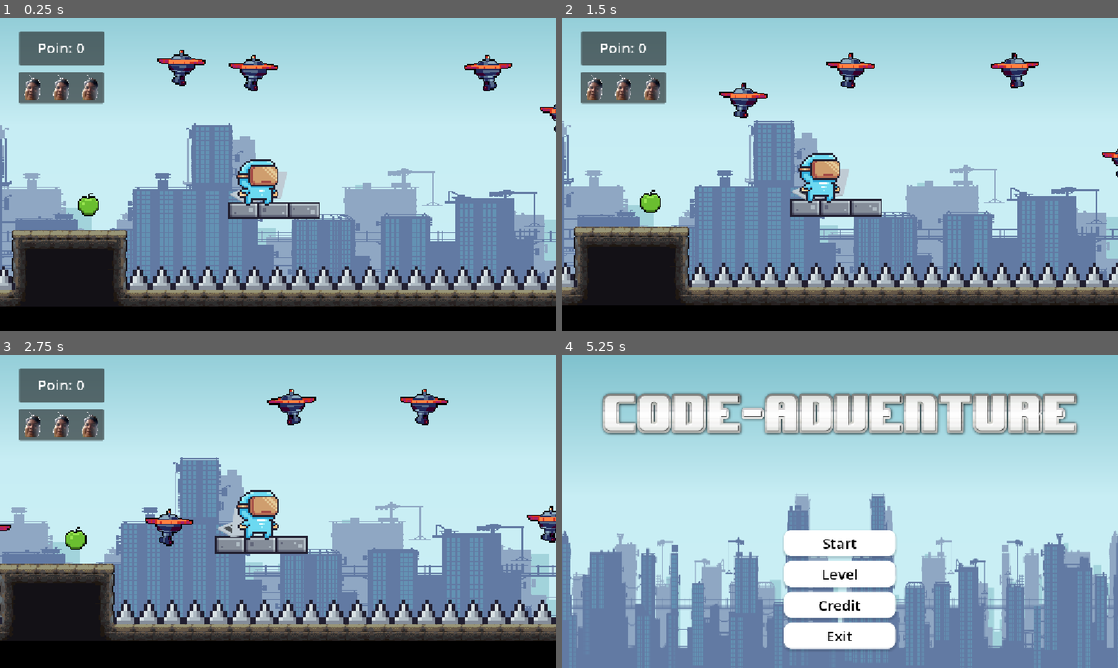
Above: before the commit, frames 1-4 (two rows, left to right).
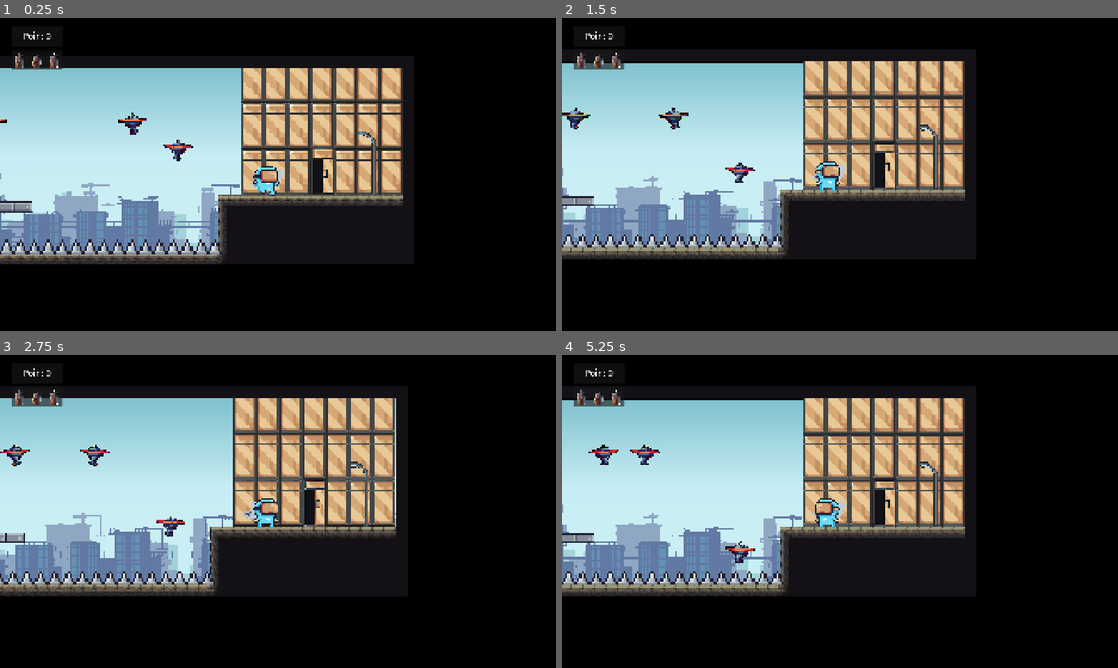
Above: after the commit, the same moments.

Repository: WanaRB/code-adventure
Game: Godot game, scene res://scenes/Tampilan/level_3.tscn
The game is run twice, just before and just after one commit, with the same random seed, the same clock (stepped at 60 frames per second) and the same inputs. This scene is started directly instead of the project's main scene. Sound files missing from this copy of the repository are replaced by a short silence.
Inputs (mouse positions are in pixels of both pictures, inside the frame that each line leads up to):
- Up to frame 1 (0.25 s): no input
- Up to frame 2 (1.5 s): hold E (interact) 0.53-1.25 s; click "✕" at 1.25 s
- Up to frame 3 (2.75 s): tap D (kanan) at 2.1 s
- Up to frame 4 (5.25 s): tap A (kiri) at 2.85 s; tap W (lompat) at 3.6 s; hold E (interact) 4.28-5 s; click (784, 577) at 5 s, where only the run before the commit has a clickable "Main Menu"

The runs differ from the first frame. In frame 1, 81% of the frame differs, in the area x 0-100%, y 0-93%; in frame 2, 79%; in frame 3, 79%; in frame 4, 84%, in the area x 0-100%, y 0-100%.

Commit message:
feat : tampilan point

Diff:
--- /dev/null
+++ b/builds/web/index.manifest.json
@@ -0,0 +1 @@
+{"background_color":"#000000","display":"fullscreen","icons":[{"sizes":"144x144","src":"index.144x144.png","type":"image/png"},{"sizes":"180x180","src":"index.180x180.png","type":"image/png"},{"sizes":"512x512","src":"index.512x512.png","type":"image/png"}],"name":"Code_Adventure","orientation":"any","start_url":"./index.html"}
--- a/project.godot
+++ b/project.godot
@@ -23,6 +23,8 @@
 
 [display]
 
+window/size/viewport_width=1920
+window/size/viewport_height=1080
 window/stretch/mode="canvas_items"
 window/stretch/aspect="expand"
 
@@ -76,4 +78,5 @@
 rendering_device/driver.windows="d3d12"
 renderer/rendering_method="gl_compatibility"
 renderer/rendering_method.mobile="gl_compatibility"
+textures/vram_compression/import_etc2_astc=true
 environment/defaults/default_clear_color=Color(0.00093636644, 0.00093636644, 0.00093636644, 1)
--- a/scenes/Tampilan/level_1.tscn
+++ b/scenes/Tampilan/level_1.tscn
@@ -1064,8 +1064,8 @@
 anchor_bottom = 1.0
 offset_left = -3.0
 offset_top = 1.0
-offset_right = 2326.0
-offset_bottom = 24.0
+offset_right = 1592.0
+offset_bottom = -416.0
 grow_horizontal = 2
 grow_vertical = 2
 texture = ExtResource("1_aqk2v")
--- a/scenes/Tampilan/level_2.tscn
+++ b/scenes/Tampilan/level_2.tscn
@@ -1062,8 +1062,8 @@
 anchor_bottom = 1.0
 offset_left = -3.0
 offset_top = 1.0
-offset_right = 2326.0
-offset_bottom = 24.0
+offset_right = 1600.0
+offset_bottom = -400.0
 grow_horizontal = 2
 grow_vertical = 2
 texture = ExtResource("1_qgj5i")
@@ -1105,7 +1105,7 @@
 position = Vector2(1496, 376)
 
 [node name="Laptop" parent="Item" unique_id=994781868 instance=ExtResource("9_7ia63")]
-position = Vector2(3296, 600)
+position = Vector2(2120, 608)
 
 [node name="apple3" parent="Item" unique_id=1473572142 instance=ExtResource("8_idsdl")]
 position = Vector2(3432, 392)
@@ -1117,7 +1117,7 @@
 [node name="Character" type="Node" parent="." unique_id=386953154]
 
 [node name="jikri" parent="Character" unique_id=2066080324 instance=ExtResource("10_wd48c")]
-position = Vector2(-167.99976, -208)
+position = Vector2(1904, 63.999996)
 script = ExtResource("11_k4pb6")
 metadata/_edit_group_ = true
 
--- a/scenes/Tampilan/level_3.tscn
+++ b/scenes/Tampilan/level_3.tscn
@@ -1065,8 +1065,8 @@
 anchor_bottom = 1.0
 offset_left = -3.0
 offset_top = 1.0
-offset_right = 2326.0
-offset_bottom = 24.0
+offset_right = 1600.0
+offset_bottom = -400.0
 grow_horizontal = 2
 grow_vertical = 2
 texture = ExtResource("1_cqgid")
@@ -1115,13 +1115,13 @@
 position = Vector2(1440, 376)
 
 [node name="Laptop" parent="Item" unique_id=994781868 instance=ExtResource("7_umhir")]
-position = Vector2(2072, 432)
+position = Vector2(3008, 384)
 data_kuis = ExtResource("9_p18bu")
 
 [node name="Character" type="Node" parent="." unique_id=386953154]
 
 [node name="jikri" parent="Character" unique_id=2066080324 instance=ExtResource("10_iareu")]
-position = Vector2(1760, -112)
+position = Vector2(2696, -151.99998)
 script = ExtResource("11_pipf5")
 metadata/_edit_group_ = true
 
--- a/scenes/Tampilan/level_select.tscn
+++ b/scenes/Tampilan/level_select.tscn
@@ -39,7 +39,7 @@
 
 [sub_resource type="StyleBoxEmpty" id="StyleBoxEmpty_0m03y"]
 
-[node name="MainMenu" type="Control" unique_id=425800775 node_paths=PackedStringArray("btn_level_1", "btn_level_2", "btn_level_3")]
+[node name="MainMenu" type="Control" unique_id=425800775]
 layout_mode = 3
 anchors_preset = 15
 anchor_right = 1.0
@@ -47,9 +47,6 @@
 grow_horizontal = 2
 grow_vertical = 2
 script = ExtResource("1_yus8d")
-btn_level_1 = NodePath("VBoxContainer/button_level1")
-btn_level_2 = NodePath("VBoxContainer/button_level2")
-btn_level_3 = NodePath("VBoxContainer/button_level3")
 
 [node name="Panel" type="Panel" parent="." unique_id=1794435827]
 layout_mode = 1
@@ -62,17 +59,17 @@
 
 [node name="VBoxContainer" type="VBoxContainer" parent="." unique_id=632943988]
 layout_mode = 1
-anchors_preset = 7
+anchors_preset = 8
 anchor_left = 0.5
-anchor_top = 1.0
+anchor_top = 0.5
 anchor_right = 0.5
-anchor_bottom = 1.0
-offset_left = -115.75
-offset_top = -286.0
-offset_right = 115.75
-offset_bottom = -40.0
+anchor_bottom = 0.5
+offset_left = -167.09375
+offset_top = -177.55966
+offset_right = 165.0
+offset_bottom = 175.33484
 grow_horizontal = 2
-grow_vertical = 0
+grow_vertical = 2
 theme_override_constants/separation = 10
 
 [node name="button_level1" type="Button" parent="VBoxContainer" unique_id=297542021]
--- a/scenes/Tampilan/main_menu.tscn
+++ b/scenes/Tampilan/main_menu.tscn
@@ -59,17 +59,17 @@
 
 [node name="VBoxContainer" type="VBoxContainer" parent="." unique_id=632943988]
 layout_mode = 1
-anchors_preset = 7
+anchors_preset = 8
 anchor_left = 0.5
-anchor_top = 1.0
+anchor_top = 0.5
 anchor_right = 0.5
-anchor_bottom = 1.0
-offset_left = -115.75
-offset_top = -286.0
-offset_right = 115.75
-offset_bottom = -40.0
+anchor_bottom = 0.5
+offset_left = -164.875
+offset_top = -175.20193
+offset_right = 164.875
+offset_bottom = 175.20193
 grow_horizontal = 2
-grow_vertical = 0
+grow_vertical = 2
 theme_override_constants/separation = 10
 
 [node name="button_start" type="Button" parent="VBoxContainer" unique_id=297542021]
--- a/script/tampilan/button_menang.gd
+++ b/script/tampilan/button_menang.gd
@@ -16,7 +16,7 @@
 ## Ukuran font subjudul (Hasil Level X)
 const CFG_SIZE_SUBJUDUL := 18
 ## Ukuran font baris detail poin
-const CFG_SIZE_DETAIL   := 15
+const CFG_SIZE_DETAIL   := 20
 ## Ukuran font baris total poin
 const CFG_SIZE_TOTAL    := 22
 ## Ukuran font tombol
@@ -74,18 +74,27 @@
 	ps.border_color = C_BORDER
 	ps.shadow_color = Color(0, 0, 0, 0.5)
 	ps.shadow_size = 20
-	ps.content_margin_left   = CFG_MARGIN_H
-	ps.content_margin_right  = CFG_MARGIN_H
-	ps.content_margin_top    = CFG_MARGIN_TOP
-	ps.content_margin_bottom = 24
+	# Margin diatur oleh MarginContainer di bawah, bukan StyleBox
+	ps.content_margin_left   = 0
+	ps.content_margin_right  = 0
+	ps.content_margin_top    = 0
+	ps.content_margin_bottom = 0
 	panel.add_theme_stylebox_override("panel", ps)
 	center.add_child(panel)
 
+	# ── MarginContainer sebagai padding dalam panel ──
+	var margin_c := MarginContainer.new()
+	margin_c.set_anchors_preset(Control.PRESET_FULL_RECT)
+	margin_c.add_theme_constant_override("margin_left",   CFG_MARGIN_H)
+	margin_c.add_theme_constant_override("margin_right",  CFG_MARGIN_H)
+	margin_c.add_theme_constant_override("margin_top",    CFG_MARGIN_TOP)
+	margin_c.add_theme_constant_override("margin_bottom", 24)
+	panel.add_child(margin_c)
+
 	# ── VBox utama ──
 	var vbox := VBoxContainer.new()
-	vbox.set_anchors_preset(Control.PRESET_FULL_RECT)
 	vbox.add_theme_constant_override("separation", CFG_ROW_GAP)
-	panel.add_child(vbox)
+	margin_c.add_child(vbox)
 
 	# ── Konten ──
 	var level: int = _get_level()
--- a/script/tampilan/lose_screen.gd
+++ b/script/tampilan/lose_screen.gd
@@ -12,13 +12,13 @@
 ## Jarak antar baris
 const CFG_ROW_GAP     := 12
 ## Ukuran font judul (GAME OVER)
-const CFG_SIZE_JUDUL  := 30
+const CFG_SIZE_JUDUL  := 32
 ## Ukuran font poin
-const CFG_SIZE_POIN   := 18
+const CFG_SIZE_POIN   := 24
 ## Ukuran font sub-keterangan
 const CFG_SIZE_HINT   := 13
 ## Ukuran font tombol
-const CFG_SIZE_BTN    := 15
+const CFG_SIZE_BTN    := 18
 ## Tinggi tombol (pixel)
 const CFG_BTN_H       := 44.0
 ## Margin kiri & kanan isi panel
@@ -62,28 +62,34 @@
 	ps.border_color = C_BORDER
 	ps.shadow_color = Color(0, 0, 0, 0.5)
 	ps.shadow_size = 20
-	ps.content_margin_left   = CFG_MARGIN_H
-	ps.content_margin_right  = CFG_MARGIN_H
-	ps.content_margin_top    = CFG_MARGIN_TOP
-	ps.content_margin_bottom = 24
+	ps.content_margin_left   = 0
+	ps.content_margin_right  = 0
+	ps.content_margin_top    = 0
+	ps.content_margin_bottom = 0
 	panel.add_theme_stylebox_override("panel", ps)
 	center.add_child(panel)
 
+	# ── MarginContainer sebagai padding dalam panel ──
+	var margin_c := MarginContainer.new()
+	margin_c.set_anchors_preset(Control.PRESET_FULL_RECT)
+	margin_c.add_theme_constant_override("margin_left",   CFG_MARGIN_H)
+	margin_c.add_theme_constant_override("margin_right",  CFG_MARGIN_H)
+	margin_c.add_theme_constant_override("margin_top",    CFG_MARGIN_TOP)
+	margin_c.add_theme_constant_override("margin_bottom", 24)
+	panel.add_child(margin_c)
+
 	# ── VBox utama ──
 	var vbox := VBoxContainer.new()
-	vbox.set_anchors_preset(Control.PRESET_FULL_RECT)
 	vbox.add_theme_constant_override("separation", CFG_ROW_GAP)
-	panel.add_child(vbox)
+	margin_c.add_child(vbox)
 
 	# ── Konten ──
 	var net: int = GameEvents.last_session_net
 
 	_lbl(vbox, "✖  GAME OVER  ✖", CFG_SIZE_JUDUL, C_JUDUL)
 	_sep(vbox)
-	_lbl(vbox, "Poin sesi ini", CFG_SIZE_HINT, C_HINT)
 	_lbl(vbox, "%d poin" % net, CFG_SIZE_POIN, C_POIN)
 	_sep(vbox)
-	_lbl(vbox, "Ulangi level atau kembali ke menu?", CFG_SIZE_HINT, C_HINT)
 
 	# Spacer
 	var spacer := Control.new()
Not shown, added: builds/web/index.144x144.png.import
Not shown, added: builds/web/index.180x180.png.import
Not shown, added: builds/web/index.512x512.png.import
Not shown, added: builds/web/index.apple-touch-icon.png.import
Not shown, added: builds/web/index.icon.png.import
Not shown, added: builds/web/index.png.import
Not shown, added: export_presets.cfg
Not shown, added: builds/web/index.144x144.png
Not shown, added: builds/web/index.180x180.png
Not shown, added: builds/web/index.512x512.png
Not shown, added: builds/web/index.apple-touch-icon.png
Not shown, added: builds/web/index.audio.position.worklet.js
(and 9 more such lines)
